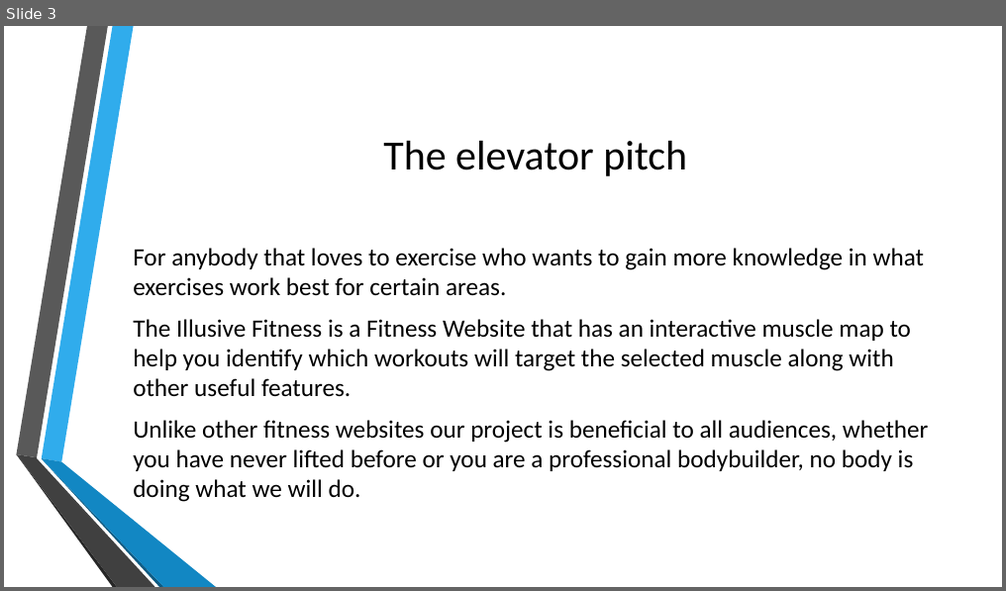
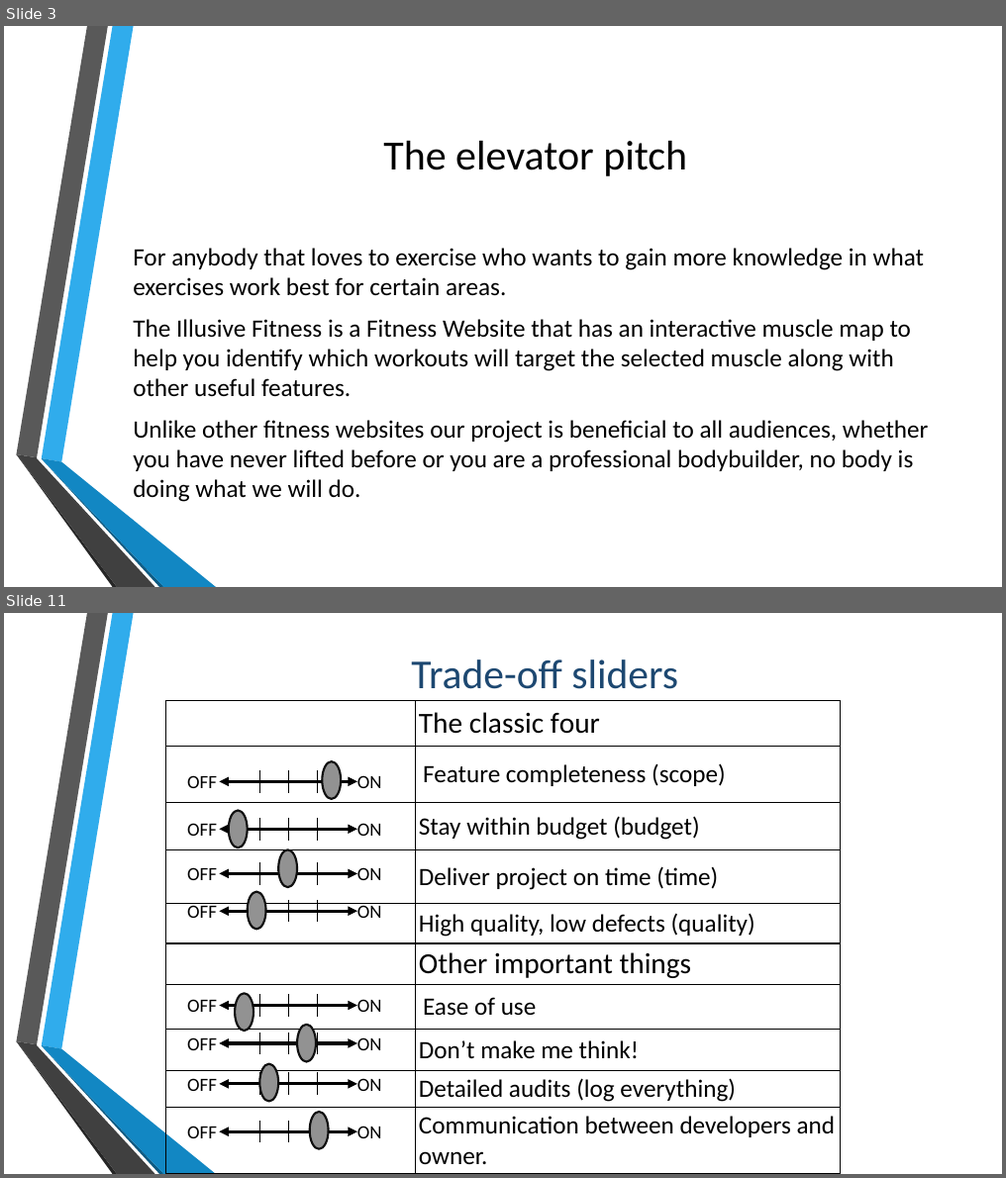
Before and after one commit to PatrickMurray78/Illusive-Fitness, a slide deck: Illusive Fitness.pptx. Shown one above the other, each under a label of ours: slide 3 before the commit, slides 3 and 11 after it; the slides between them are not shown. The pictures are 1006x591 and 1006x1178 pixels, drawn with LibreOffice and Linux fonts; fonts in the diff are those of the drawing; background and template pictures are left out. Boxes give left, top, right and bottom in pixels: in the first picture for what was removed or moved away, otherwise in the second. Text is boxed around its words. In the diff, an @@ line names an element or a change of style, - is before the commit and + after.

```diff
--- a/Illusive Fitness.pptx
+++ b/Illusive Fitness.pptx
@@ slide 11 added at (4, 613, 1002, 1174), background picture (left out); not listed: 6 template elements that a slide beside it also shows @@
@@ title added at (411, 660, 678, 689), 39.6 pt, text #1D4871 @@
+Trade-off sliders
@@ table added at (166, 700, 841, 945), 5 rows, 2 columns @@
+ | The classic four
+ | Feature completeness (scope)
+ | Stay within budget (budget)
+ | Deliver project on time (time)
+ | High quality, low defects (quality)
@@ group added at (187, 770, 382, 792): 3 lines, 2 texts, 1 double arrow @@
+OFF
+ON
@@ freeform shape added at (322, 761, 341, 799), fill #929292, outline #0E0E0E 2 pt @@
@@ freeform shape added at (229, 811, 248, 848), fill #929292, outline #0E0E0E 2 pt @@
@@ group added at (187, 818, 382, 841): 3 lines, 2 texts, 1 double arrow @@
+OFF
+ON
@@ freeform shape added at (279, 851, 297, 888), fill #929292, outline #0E0E0E 2 pt @@
@@ group added at (187, 862, 382, 884): 3 lines, 2 texts, 1 double arrow @@
+OFF
+ON
@@ freeform shape added at (248, 892, 266, 930), fill #929292, outline #0E0E0E 2 pt @@
@@ group added at (187, 900, 382, 922): 3 lines, 2 texts, 1 double arrow @@
+OFF
+ON
@@ table added at (166, 943, 841, 1173), 5 rows, 2 columns @@
+ | Other important things
+ | Ease of use
+ | Don’t make me think!
+ | Detailed audits (log everything)
+ | Communication between developers and owner.
@@ freeform shape added at (235, 993, 253, 1031), fill #929292, outline #0E0E0E 2 pt @@
@@ group added at (187, 994, 382, 1017): 3 lines, 2 texts, 1 double arrow @@
+OFF
+ON
@@ freeform shape added at (297, 1025, 316, 1062), fill #929292, outline #0E0E0E 2 pt @@
@@ group added at (187, 1032, 382, 1055): 3 lines, 2 texts, 1 double arrow @@
+OFF
+ON
@@ freeform shape added at (260, 1064, 279, 1102), fill #929292, outline #0E0E0E 2 pt @@
@@ group added at (187, 1072, 382, 1095): 3 lines, 2 texts, 1 double arrow @@
+OFF
+ON
@@ freeform shape added at (310, 1112, 328, 1150), fill #929292, outline #0E0E0E 2 pt @@
@@ group added at (187, 1121, 382, 1143): 3 lines, 2 texts, 1 double arrow @@
+OFF
+ON
```
Also in this commit, not shown: 8 other slides added.
